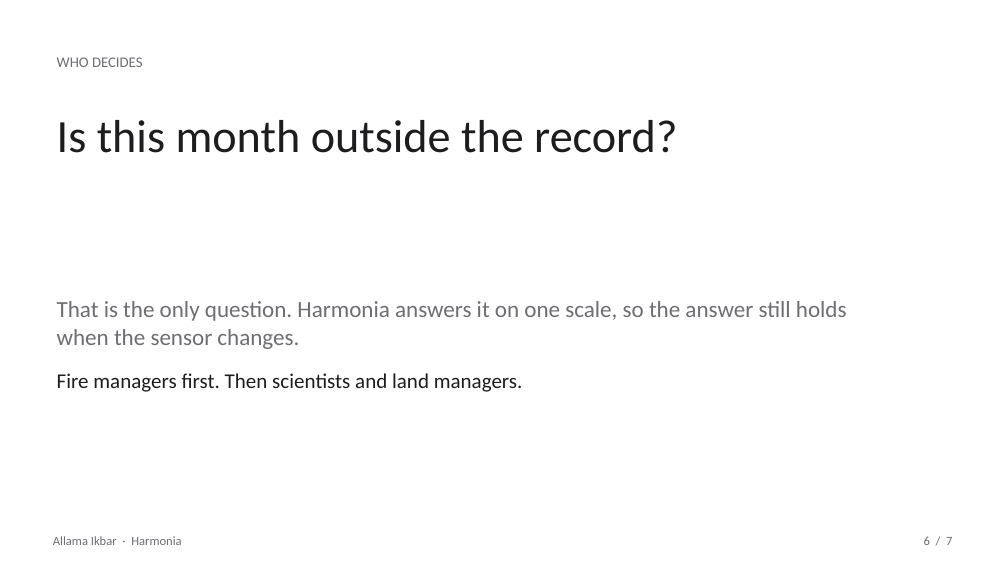
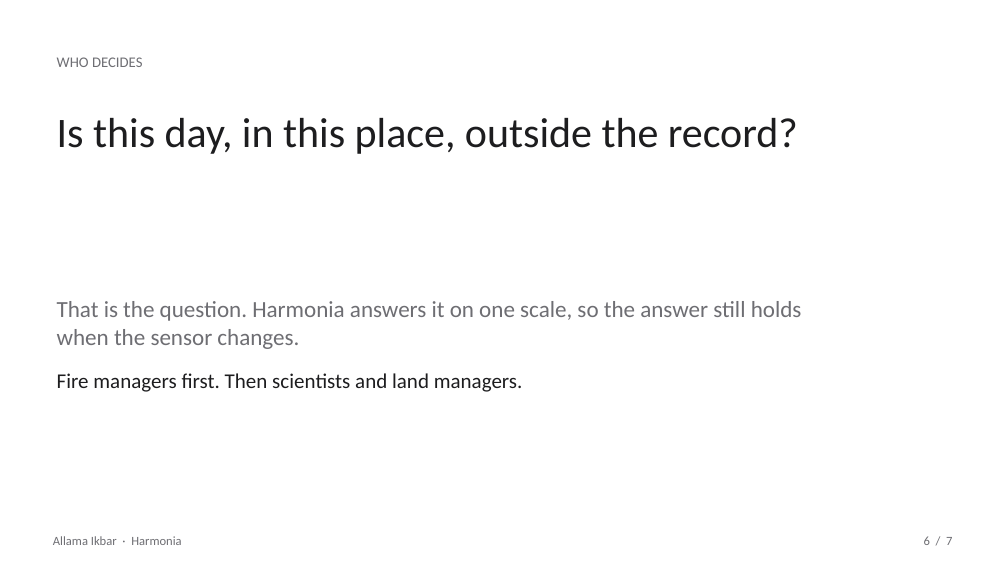
Before and after one commit to marjan-ahmed/harmonia-nsac26, a slide deck: slide 6 of public/Harmonia-Allama-Ikbar.pptx. Drawn at 1008x567 pixels with LibreOffice and Linux fonts; fonts in the diff are those of the drawing. Boxes give left, top, right and bottom in pixels: in the first picture for what was removed or moved away, otherwise in the second. Text is boxed around its words. In the diff, an @@ line names an element or a change of style, - is before the commit and + after.

Commit message:
Update the seven-slide pitch for the day and place calendar.

```diff
--- a/public/Harmonia-Allama-Ikbar.pptx
+++ b/public/Harmonia-Allama-Ikbar.pptx
@@ text at box(57, 118, 798, 154): text changed; size 44 to 40 pt @@
-Is this month outside the record?
+Is this day, in this place, outside the record?
@@ text at box(57, 301, 802, 349): text changed @@
-That is the only question. Harmonia answers it on one scale, so the answer still holds when the sensor changes.
+That is the question. Harmonia answers it on one scale, so the answer still holds when the sensor changes.
```
Also in this commit, not shown: 3 other slides changed, 2 other files.
